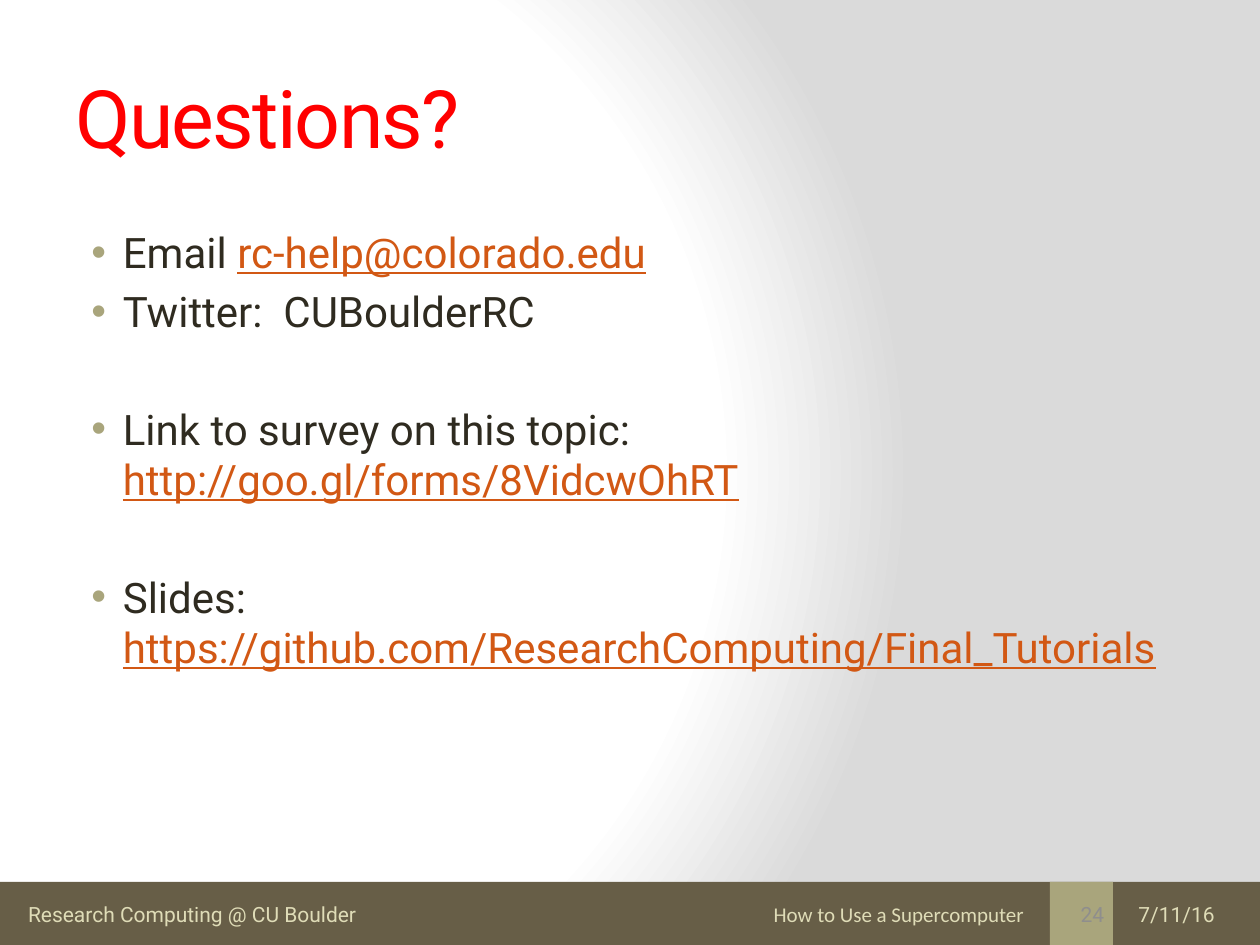
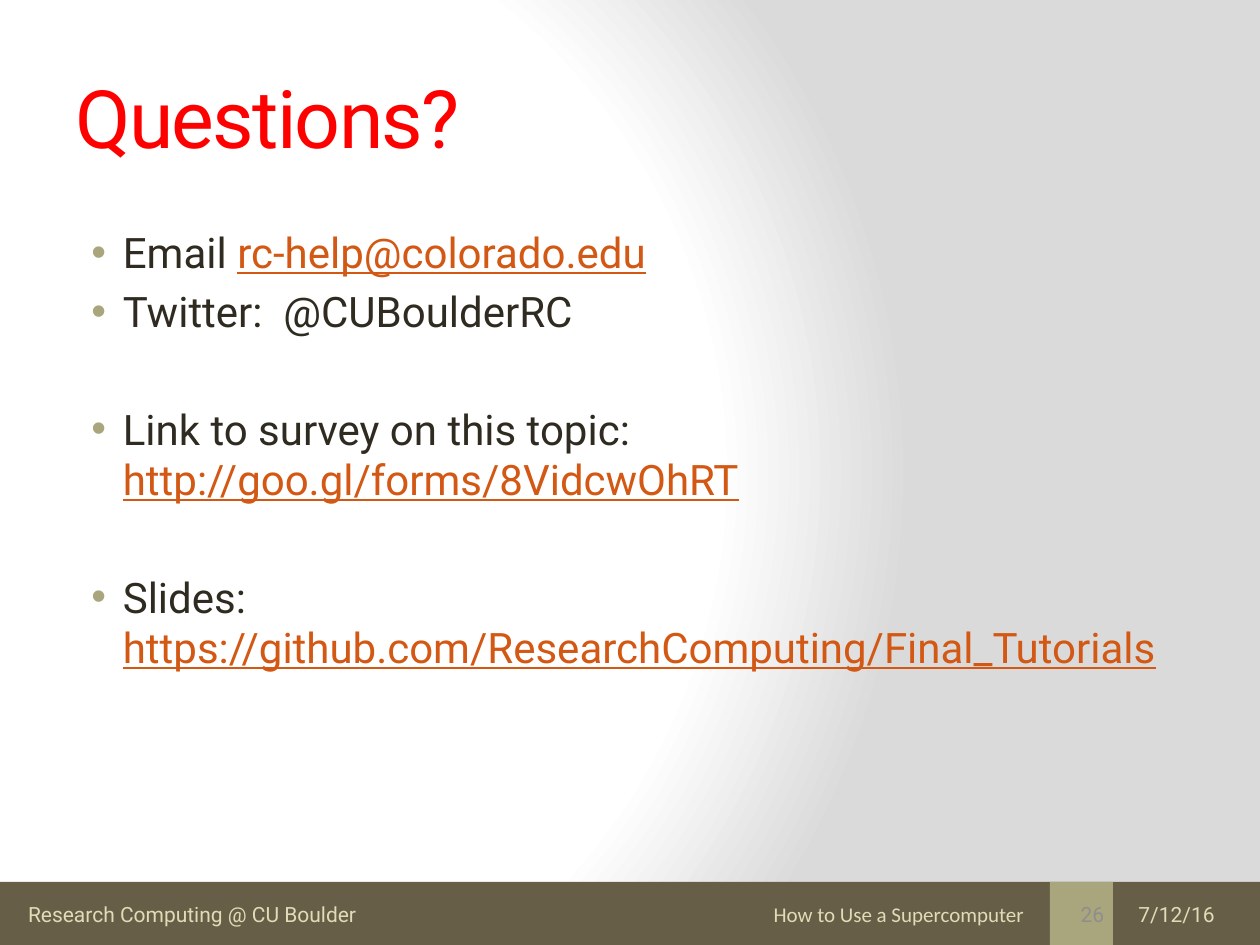
Before and after one commit to kkwinner/Final_Tutorials, a slide deck: slide 26 of Basics_Supercomputing/what_is_supercomputer.pptx (slide 24 before the commit). Drawn at 1260x945 pixels with LibreOffice and Linux fonts; fonts in the diff are those of the drawing. Boxes give left, top, right and bottom in pixels: in the first picture for what was removed or moved away, otherwise in the second. Text is boxed around its words. In the diff, an @@ line names an element or a change of style, - is before the commit and + after.

```diff
--- a/Basics_Supercomputing/what_is_supercomputer.pptx
+++ b/Basics_Supercomputing/what_is_supercomputer.pptx
@@ text at (x1=123, y1=295, x2=572, y2=337): text changed @@
-• Twitter: CUBoulderRC
+• Twitter: @CUBoulderRC
@@ text at (x1=1138, y1=907, x2=1214, y2=923): text changed @@
-7/11/16
+7/12/16
```
Also in this commit, not shown: 15 other slides changed, 6 slides added, 4 slides removed, 1 other file.
